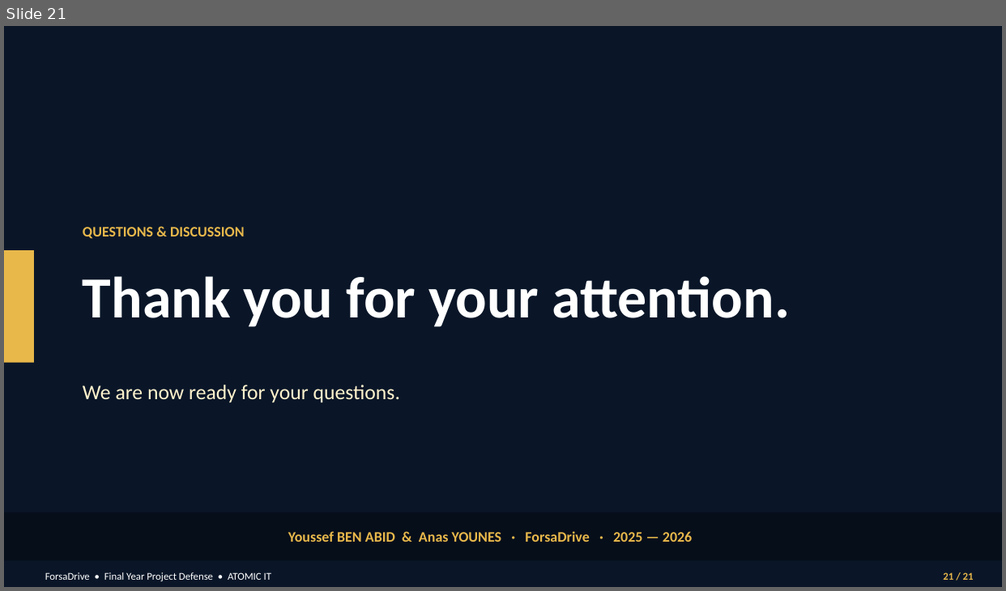
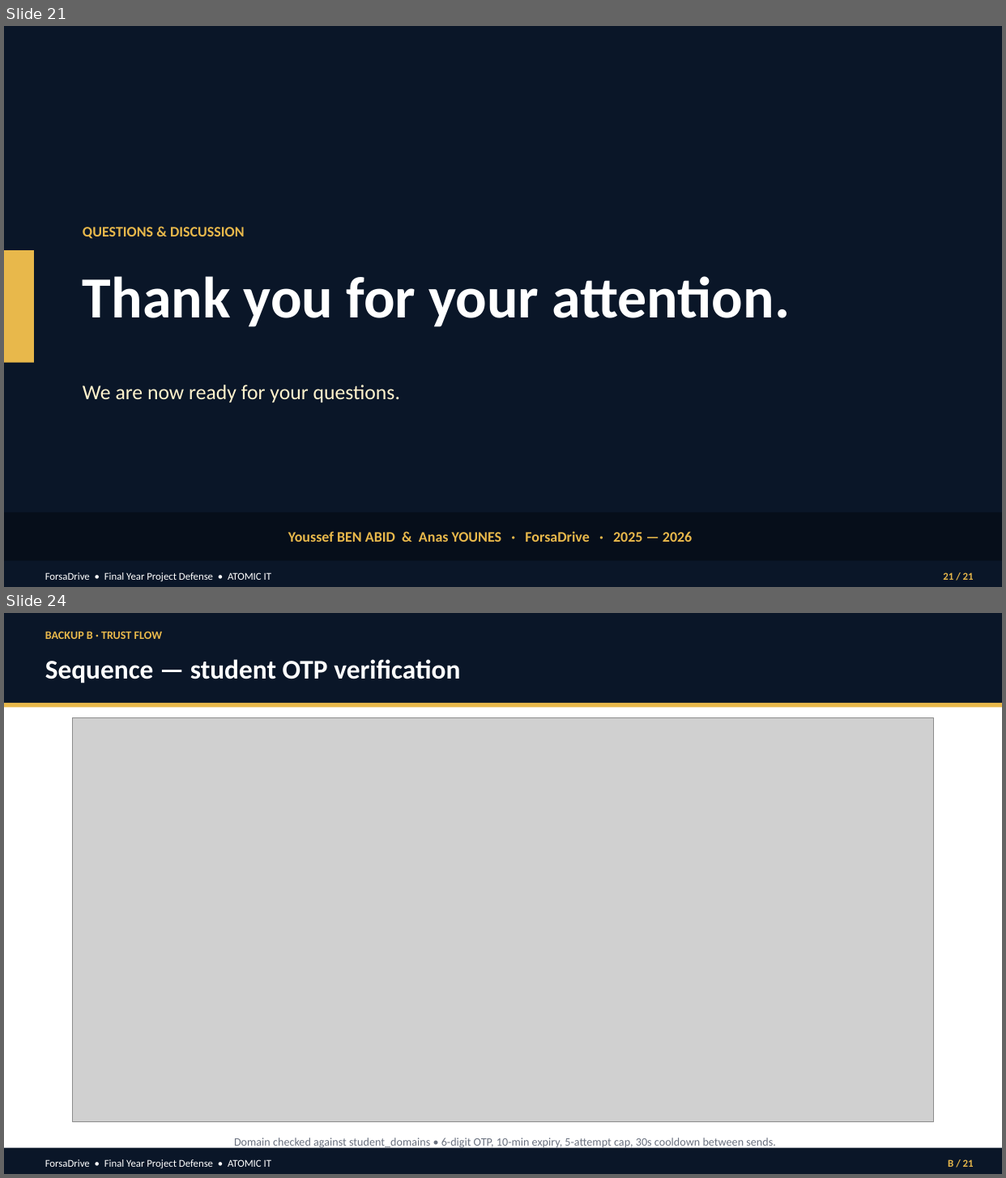
Before and after one commit to nass-ds/ForsaDrive_integration, a slide deck: PFE_PROJECT/ForsaDrive_Defense.pptx. Shown one above the other, each under a label of ours: slide 21 before the commit, slides 21 and 24 after it; the slides between them are not shown. The pictures are 1006x591 and 1006x1178 pixels, drawn with LibreOffice and Linux fonts; fonts in the diff are those of the drawing; grey boxes stand for pictures. Boxes give left, top, right and bottom in pixels: in the first picture for what was removed or moved away, otherwise in the second. Text is boxed around its words. In the diff, an @@ line names an element or a change of style, - is before the commit and + after.

```diff
--- a/PFE_PROJECT/ForsaDrive_Defense.pptx
+++ b/PFE_PROJECT/ForsaDrive_Defense.pptx
@@ slide 24 added at bbox=[4, 613, 1002, 1174], background #FFFFFF @@
@@ rectangle added at bbox=[4, 613, 1002, 703], fill #0A1628 @@
@@ text added at bbox=[45, 631, 162, 639], 11 pt, text #E8B84B, bold @@
+BACKUP B · TRUST FLOW
@@ text added at bbox=[45, 659, 460, 683], 26 pt, text #FFFFFF, bold @@
+Sequence — student OTP verification
@@ rectangle added at bbox=[4, 703, 1002, 707], fill #E8B84B @@
@@ picture added at bbox=[73, 717, 934, 1122] @@
@@ text added at bbox=[234, 1138, 775, 1149], 11 pt, text #6B7280 @@
+Domain checked against student_domains • 6-digit OTP, 10-min expiry, 5-attempt cap, 30s cooldown between sends.
@@ rectangle added at bbox=[4, 1148, 1002, 1174], fill #0A1628 @@
@@ text added at bbox=[45, 1160, 271, 1169], 10 pt, text #FFFFFF @@
+ForsaDrive • Final Year Project Defense • ATOMIC IT
@@ text added at bbox=[948, 1158, 974, 1170], 10 pt, text #E8B84B, bold @@
+B / 21
```
Also in this commit, not shown: 8 other slides added, 6 other files.
